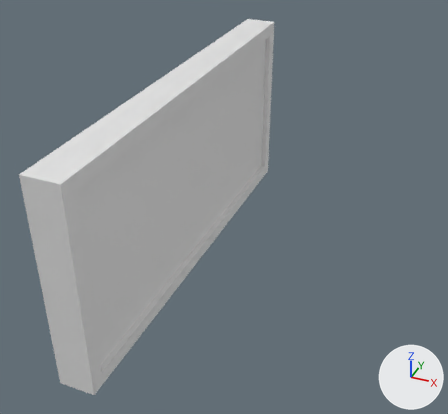
The Blender file blender files/board.blend as it was, and as the next commit left it.
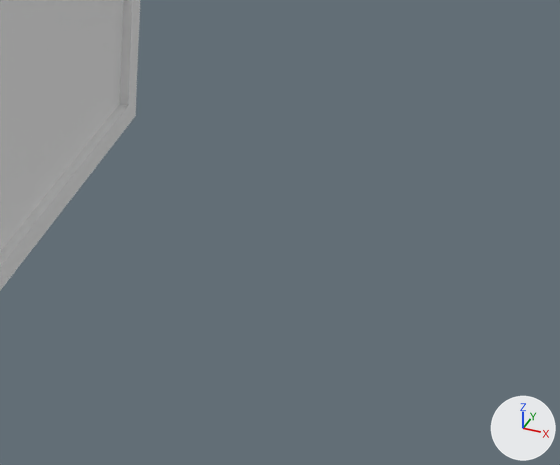
Old and new are each drawn whole from a camera (50 mm lens) standing at (6.56, -12.68, 7.78) and looking at (1.44, -0.78, -0.27) and again close up on the part from 47% to 100% of the width and 29% to 77% of the height. Lighting does not change. The marker at lower right points along +X, +Y and +Z. Text is drawn in Blender's own font.
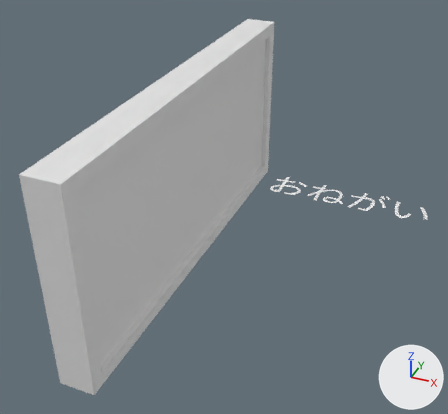
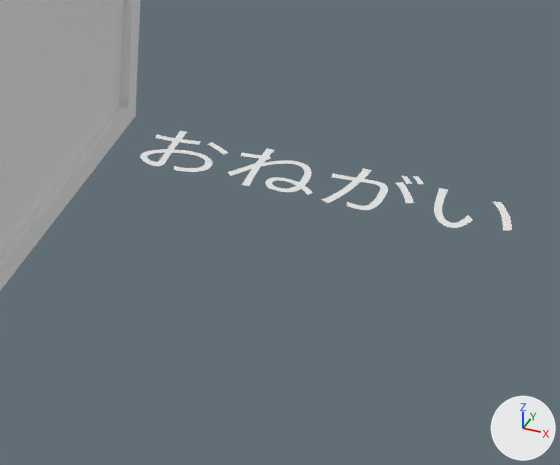
The change, as JSON lines over the scene's bpy script:
```json
{"op": "add", "block": "txt_text_001", "code": ["txt_text_001 = bpy.data.curves.new('Text.001', 'FONT')", "txt_text_001.body = 'おねがい'"]}
{"op": "add", "block": "ob_text", "code": ["ob_text = bpy.data.objects.new('Text', txt_text_001)", "ob_text.location = (2.19, 0.0, 0.0)"]}
```

Location of each change, (x1, y1, x2, y2) in pixels of the close-ups (560 x 465 px):
```json
{"object": "Text", "change": "added", "after": [140, 131, 512, 230]}
```
